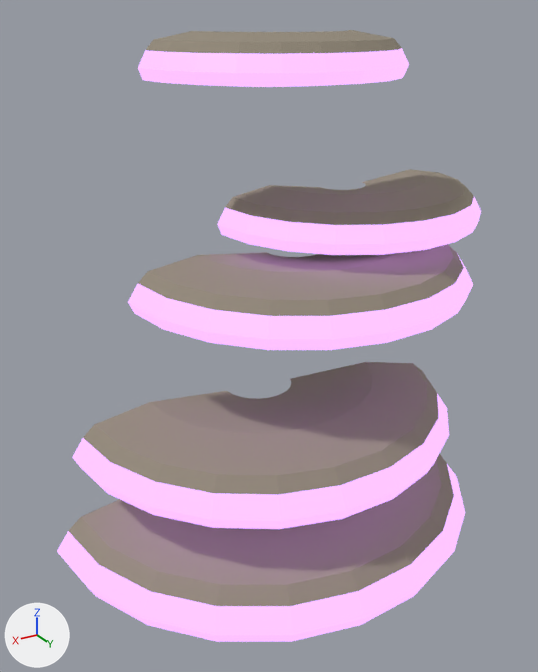
The glTF model assets/models/glowing_mushroom/shelf_v02.glb, before and after one commit.
Before and after are seen from a 50 mm camera at (1.104, 1.674, 1.523) aimed at (0.245, 0.243, 0.807). The lights are fixed; the arrows at lower left show +X, +Y and +Z. The older version comes first.

Names of what the first picture shows: 'mushroom_shelf_flesh_nocol', 'mushroom_shelf_glow_nocol'.
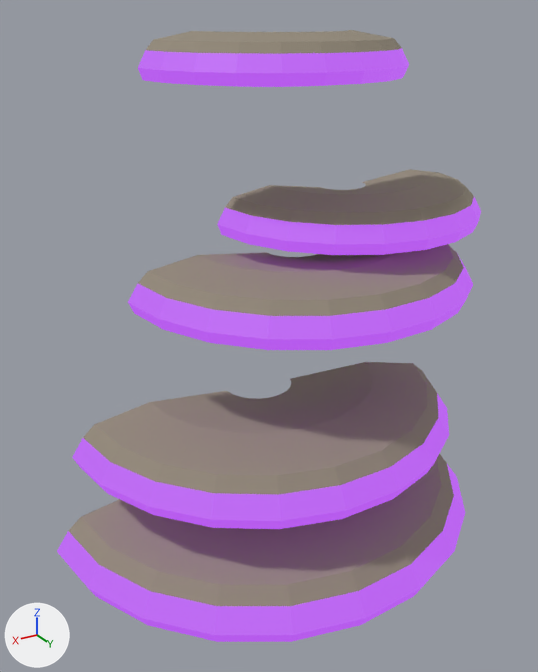
The change, as a list of edits to the scene's bpy script:
```text
Change mat_mushroomglow_shelf_v02:
    mat_mushroomglow_shelf_v02.emission_color: (0.64, 0.34, 1.0) -> (0.449, 0.0816, 0.816)  # purple #d19eff -> purple #b351e9
    mat_mushroomglow_shelf_v02.emission_strength: 1.514 -> 1.0
```

Location of each change, [x1, y1, x2, y2] in pixels of the pictures (538 x 672 px):
'mushroom_shelf_glow_nocol', recoloured, surface changed (darker)
    both: [57, 48, 481, 642]
